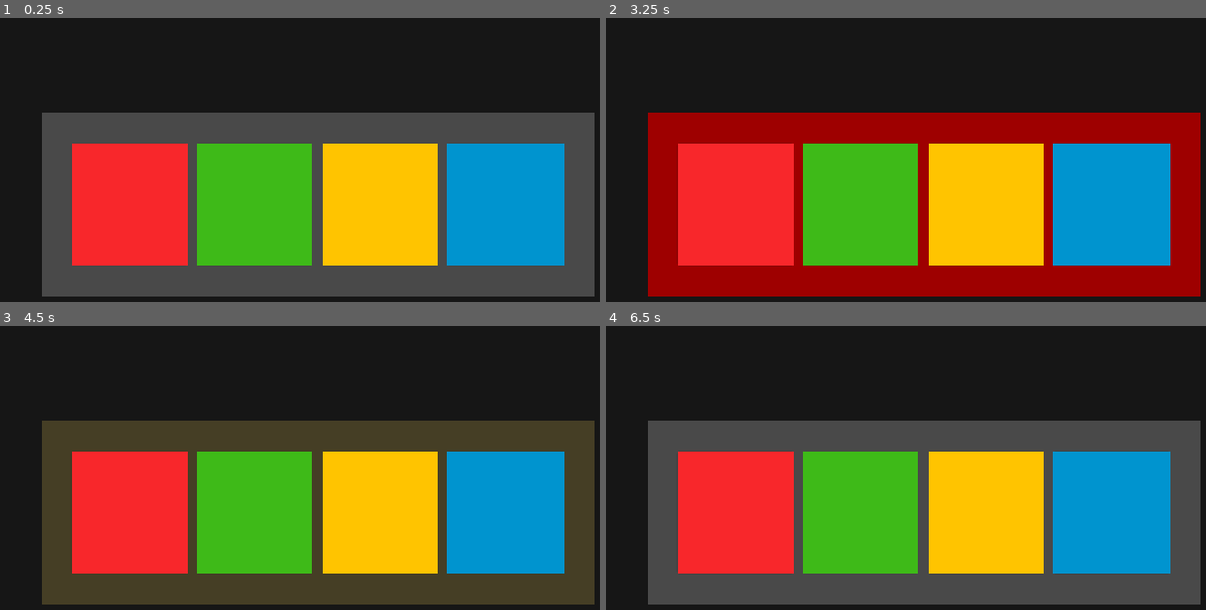
Above: before the commit, frames 1-4 (two rows, left to right).
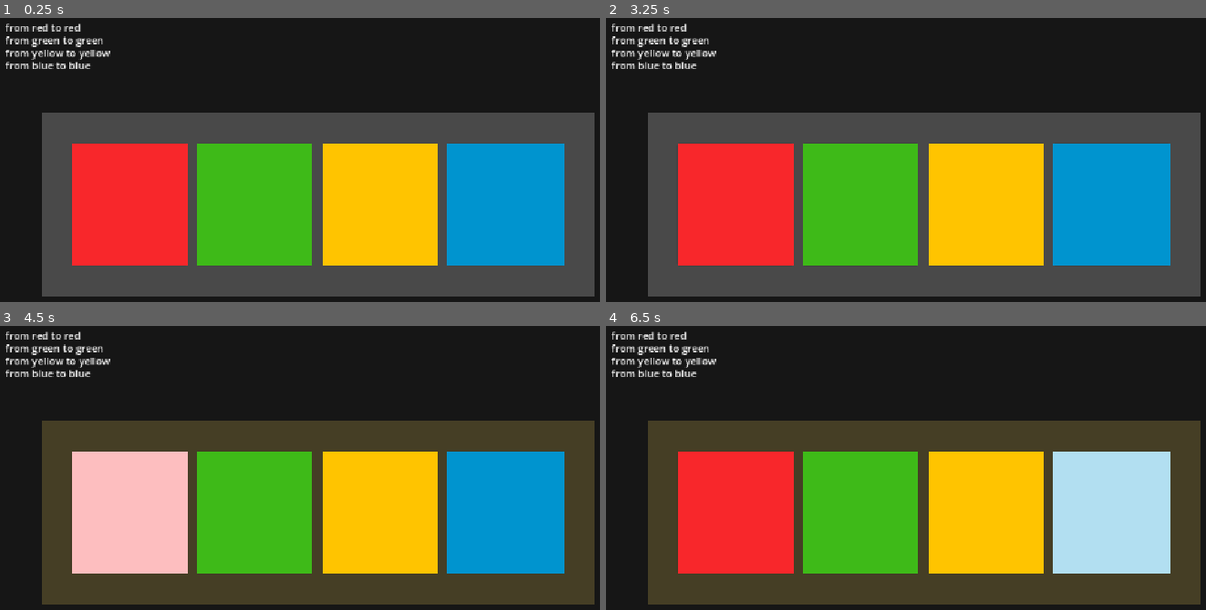
Above: after the commit, the same moments.

Repository: kchy3731/resol
Game: Godot game, scene res://main2.tscn
Two runs of this game, one before a commit and one after it. Both use one fixed random seed, a clock stepped at 60 frames per second and the inputs below.
Inputs (mouse positions are in pixels of both pictures, inside the frame that each line leads up to):
- Up to frame 1 (0.25 s): no input
- Up to frame 2 (3.25 s): tap Enter at 0.5 s; hold F (game_green) 0.53-1.28 s; tap K (blue) at 0.6, 3.05 s; tap F (game_green) at 1.35 s; tap D (game_red) at 1.55 s; hold D (game_red) 2.03-2.78 s; tap J (game_yellow) at 2.3, 2.85 s
- Up to frame 3 (4.5 s): click (126, 513) at 3.5 s; click (252, 513) at 4.27 s
- Up to frame 4 (6.5 s): hold F (game_green) 5.03-5.78 s; tap K (blue) at 5.1 s; tap F (game_green) at 5.85 s; tap D (game_red) at 6.05 s

The runs differ from the first frame. In frame 1, 1.0% of the frame differs, in the area x 0-19%, y 1-18%; in frame 2, 27%; in frame 3, 9.3%; in frame 4, 36%, in the area x 0-100%, y 1-99%.

Commit message:
add main_2d and main_3d scripts

Diff:
--- a/button.gd
+++ b/button.gd
@@ -1,4 +1,4 @@
-extends MeshInstance3D
+class_name SimonButton extends MeshInstance3D
 
 @export var lit_material: StandardMaterial3D
 @export var dim_material: StandardMaterial3D
@@ -8,3 +8,8 @@
 
 func flash_down() -> void:
 	material_override = dim_material
+
+func flash(time: float = 0.5) -> void:
+	flash_up()
+	await get_tree().create_timer(time).timeout
+	flash_down()
--- a/main.tscn
+++ b/main.tscn
@@ -1,6 +1,6 @@
 [gd_scene format=4 uid="uid://bxkksh5w7sdds"]
 
-[ext_resource type="Script" uid="uid://do60mst3fbhbt" path="res://simon.gd" id="1_h2yge"]
+[ext_resource type="Script" uid="uid://dwft7nx33j2dt" path="res://main_3d.gd" id="1_dg77c"]
 [ext_resource type="Material" uid="uid://by7rp188dkh5q" path="res://assets/materials/base.tres" id="2_7mycd"]
 [ext_resource type="Script" uid="uid://cvsgo3hj7kj4a" path="res://simon_motion_fx.gd" id="2_efxa6"]
 [ext_resource type="Script" uid="uid://divkbh3g5io16" path="res://button.gd" id="3_1bvp3"]
@@ -369,13 +369,12 @@
 transform = Transform3D(1, 0, 0, 0, 1, 0, 0, 0, 1, 0, 0, 8.245419)
 fov = 64.2
 
-[node name="Simon" type="Node3D" parent="." unique_id=1576439590 node_paths=PackedStringArray("red_button", "green_button", "yellow_button", "blue_button")]
+[node name="Simon" type="Node3D" parent="." unique_id=1576439590]
 transform = Transform3D(1, 0, 0, 0, 0.35778552, -0.9338038, 0, 0.9338038, 0.35778552, 0, 0, 0)
-script = ExtResource("1_h2yge")
-red_button = NodePath("Export/Base/Red")
-green_button = NodePath("Export/Base/Green")
-yellow_button = NodePath("Export/Base/Yellow")
-blue_button = NodePath("Export/Base/Blue")
+script = ExtResource("1_dg77c")
+disabled_color = Color(0.5993406, 0.49058062, 0.35962126, 1)
+correct_color = Color(0, 1, 0.26666665, 1)
+incorrect_color = Color(0.52, 0, 0, 1)
 
 [node name="MotionFX" type="Node" parent="Simon" unique_id=225199472 node_paths=PackedStringArray("base")]
 script = ExtResource("2_efxa6")
@@ -385,10 +384,12 @@
 [node name="Export" type="Node3D" parent="Simon" unique_id=60390735]
 
 [node name="Base" type="MeshInstance3D" parent="Simon/Export" unique_id=788543007]
+unique_name_in_owner = true
 material_override = ExtResource("2_7mycd")
 mesh = SubResource("ArrayMesh_1ogyu")
 
 [node name="Red" type="MeshInstance3D" parent="Simon/Export/Base" unique_id=53519699]
+unique_name_in_owner = true
 transform = Transform3D(1, 0, 0, 0, 1, 0, 0, 0, 1, -3, 0.166121, 0)
 material_override = ExtResource("3_272bh")
 mesh = SubResource("ArrayMesh_bb0vw")
@@ -397,11 +398,16 @@
 dim_material = ExtResource("3_272bh")
 
 [node name="Red_Ring" type="MeshInstance3D" parent="Simon/Export/Base" unique_id=2091574905]
+unique_name_in_owner = true
 transform = Transform3D(1, 0, 0, 0, 1, 0, 0, 0, 1, -3, 0.037986524, 0)
 material_override = ExtResource("3_272bh")
 mesh = SubResource("ArrayMesh_wr638")
+script = ExtResource("3_1bvp3")
+lit_material = ExtResource("5_efxa6")
+dim_material = ExtResource("3_272bh")
 
 [node name="Green" type="MeshInstance3D" parent="Simon/Export/Base" unique_id=565627898]
+unique_name_in_owner = true
 transform = Transform3D(1, 0, 0, 0, 1, 0, 0, 0, 1, -1, 0.166121, 0)
 material_override = ExtResource("4_5vw27")
 mesh = SubResource("ArrayMesh_si3pr")
@@ -410,11 +416,16 @@
 dim_material = ExtResource("4_5vw27")
 
 [node name="Green_Ring" type="MeshInstance3D" parent="Simon/Export/Base" unique_id=1356530303]
+unique_name_in_owner = true
 transform = Transform3D(1, 0, 0, 0, 1, 0, 0, 0, 1, -1, 0.03798652, 0)
 material_override = ExtResource("4_5vw27")
 mesh = SubResource("ArrayMesh_2tw4a")
+script = ExtResource("3_1bvp3")
+lit_material = ExtResource("7_dg77c")
+dim_material = ExtResource("4_5vw27")
 
 [node name="Yellow" type="MeshInstance3D" parent="Simon/Export/Base" unique_id=353590819]
+unique_name_in_owner = true
 transform = Transform3D(1, 0, 0, 0, 1, 0, 0, 0, 1, 1, 0.166121, 0)
 material_override = ExtResource("5_kek77")
 mesh = SubResource("ArrayMesh_f8nqi")
@@ -423,11 +434,16 @@
 dim_material = ExtResource("5_kek77")
 
 [node name="Yellow_Ring" type="MeshInstance3D" parent="Simon/Export/Base" unique_id=818604905]
+unique_name_in_owner = true
 transform = Transform3D(1, 0, 0, 0, 1, 0, 0, 0, 1, 1.0000005, 0.03798652, 0)
 material_override = ExtResource("5_kek77")
 mesh = SubResource("ArrayMesh_edtfb")
+script = ExtResource("3_1bvp3")
+lit_material = ExtResource("9_ycdy4")
+dim_material = ExtResource("5_kek77")
 
 [node name="Blue" type="MeshInstance3D" parent="Simon/Export/Base" unique_id=347768033]
+unique_name_in_owner = true
 transform = Transform3D(1, 0, 0, 0, 1, 0, 0, 0, 1, 3, 0.166121, -3.7252903e-09)
 material_override = ExtResource("6_4c57u")
 mesh = SubResource("ArrayMesh_yjpxt")
@@ -436,9 +452,13 @@
 dim_material = ExtResource("6_4c57u")
 
 [node name="Blue_Ring" type="MeshInstance3D" parent="Simon/Export/Base" unique_id=455771371]
+unique_name_in_owner = true
 transform = Transform3D(1, 0, 0, 0, 1, 0, 0, 0, 1, 3, 0.03798652, 0)
 material_override = ExtResource("6_4c57u")
 mesh = SubResource("ArrayMesh_clg4m")
+script = ExtResource("3_1bvp3")
+lit_material = ExtResource("11_w48qg")
+dim_material = ExtResource("6_4c57u")
 
 [node name="Control" type="Control" parent="." unique_id=1960306002]
 layout_mode = 3
--- a/main2.tscn
+++ b/main2.tscn
@@ -1,6 +1,6 @@
 [gd_scene format=3 uid="uid://bxkksh5w7sdds"]
 
-[ext_resource type="Script" uid="uid://biysls0bgble8" path="res://main.gd" id="1_dmrlw"]
+[ext_resource type="Script" uid="uid://biysls0bgble8" path="res://main_2d.gd" id="1_dmrlw"]
 [ext_resource type="Script" uid="uid://b0dlf7ebfraos" path="res://color_button.gd" id="2_8ce7h"]
 
 [node name="Main" type="Control" unique_id=1952807283]
@@ -123,3 +123,10 @@
 grow_horizontal = 2
 grow_vertical = 2
 color = Color(0, 0.5805, 0.81, 1)
+
+[node name="RulesControl" type="Control" parent="." unique_id=1912624009]
+anchors_preset = 0
+offset_left = 83.0
+offset_top = 50.0
+offset_right = 424.0
+offset_bottom = 238.0
--- /dev/null
+++ b/main_2d.gd
@@ -0,0 +1,89 @@
+extends Control
+
+@export var disabled_color: Color
+@export var correct_color: Color
+@export var incorrect_color: Color
+
+@onready var rules_control: Control = $RulesControl
+@onready var container_bg: ColorRect = $Container
+@onready var bg_default_color: Color = container_bg.color
+@onready var buttons: Array[ColorButton] = [
+	%Red, %Green, %Yellow, %Blue
+]
+var button_names: Array[String] = [
+	"red", "green", "yellow", "blue"
+]
+#var button_waiting: Button = null
+
+var ruleset := Ruleset.new()
+
+func flash_bg(flash_color: Color, time: float = 0.5) -> void:
+	var old_color := container_bg.color
+	container_bg.color = flash_color
+	await get_tree().create_timer(time).timeout
+	container_bg.color = old_color
+
+func set_disabled(disabled: bool) -> void:
+	container_bg.color = disabled_color if disabled else bg_default_color
+	for button in buttons:
+		button.disabled = disabled
+
+func make_sequence(length: int = 3, num_buttons: int = 4) -> Array[int]:
+	var sequence: Array[int] = []
+	sequence.resize(length)
+
+	for i in range(length):
+		sequence[i] = randi_range(0, num_buttons - 1)
+
+	return sequence
+
+# true if done correctly, false if done incorrectly
+func do_sequence(sequence: Array[int]) -> bool:
+	print(buttons)
+	set_disabled(true)
+
+	for i in range(sequence.size()):
+		var button_idx := sequence[i]
+		await buttons[button_idx].flash()
+		await get_tree().create_timer(0.3).timeout
+
+	set_disabled(false)
+
+	for i in range(sequence.size()):
+		var button_idx := sequence[i]
+		var pressed_button_idx: int = await any_button_pressed
+
+		if not ruleset.check(button_idx, pressed_button_idx):
+			await flash_bg(incorrect_color)
+			return false
+
+	await flash_bg(correct_color)
+	return true
+
+func _ready() -> void:
+	for button in buttons:
+		button.disabled = true
+
+	for i in range(buttons.size()):
+		buttons[i].pressed.connect(func():
+			any_button_pressed.emit(i)
+		)
+
+	rules_control.draw.connect(
+		func(): ruleset.draw(rules_control, button_names, get_theme_default_font())
+	)
+
+	run()
+
+func run() -> void:
+	await get_tree().create_timer(0.5).timeout
+	while true:
+		await do_sequence(make_sequence())
+		await get_tree().create_timer(0.3).timeout
+
+signal any_button_pressed(button_idx: int)
+
+#func _process(_delta: float) -> void:
+	#if button_waiting != null:
+		#print("WAITING FOR ", button_waiting)
+		#button_waiting = null
--- a/main.gd
+++ b/main_3d.gd
@@ -1,31 +1,40 @@
-extends Control
+extends Node
 
 @export var disabled_color: Color
 @export var correct_color: Color
 @export var incorrect_color: Color
 
-@onready var container_bg: ColorRect = $Container
-@onready var bg_default_color: Color = container_bg.color
-@onready var buttons: Array[ColorButton] = [
+# @onready var rules_control: Control = $RulesControl
+@onready var container_bg: StandardMaterial3D = %Base.get_active_material(0)
+@onready var bg_default_color: Color = container_bg.albedo_color
+
+@onready var buttons: Array[SimonButton] = [
 	%Red, %Green, %Yellow, %Blue
 ]
+@onready var rings: Array[SimonButton] = [
+	%Red_Ring, %Green_Ring, %Yellow_Ring, %Blue_Ring
+]
+
 var button_names: Array[String] = [
 	"red", "green", "yellow", "blue"
+]
+var input_action_names: Array[String] = [
+	"game_red", "game_green", "game_yellow", "game_blue"
 ]
 #var button_waiting: Button = null
 
 var ruleset := Ruleset.new()
 
 func flash_bg(flash_color: Color, time: float = 0.5) -> void:
-	var old_color := container_bg.color
-	container_bg.color = flash_color
+	var old_color := container_bg.albedo_color
+	container_bg.albedo_color = flash_color
 	await get_tree().create_timer(time).timeout
-	container_bg.color = old_color
+	container_bg.albedo_color = old_color
 
 func set_disabled(disabled: bool) -> void:
-	container_bg.color = disabled_color if disabled else bg_default_color
-	for button in buttons:
-		button.disabled = disabled
+	container_bg.albedo_color = disabled_color if disabled else bg_default_color
+	#for button in buttons:
+		#button.disabled = disabled
 
 func make_sequence(length: int = 3, num_buttons: int = 4) -> Array[int]:
 	var sequence: Array[int] = []
@@ -42,14 +51,14 @@
 
 	for i in range(sequence.size()):
 		var button_idx := sequence[i]
-		await buttons[button_idx].flash()
+		await rings[button_idx].flash()
 		await get_tree().create_timer(0.3).timeout
 
 	set_disabled(false)
 
 	for i in range(sequence.size()):
 		var button_idx := sequence[i]
-		var pressed_button_idx: int = await any_button_pressed
+		var pressed_button_idx: int = await button_pressed
 
 		if not ruleset.check(button_idx, pressed_button_idx):
 			await flash_bg(incorrect_color)
@@ -58,14 +67,17 @@
 	await flash_bg(correct_color)
 	return true
 
+signal button_pressed(button_idx: int)
+
+func _input(event: InputEvent) -> void:
+	for i in range(input_action_names.size()):
+		if event.is_action_pressed(input_action_names[i]):
+			button_pressed.emit(i)
+
 func _ready() -> void:
-	for button in buttons:
-		button.disabled = true
-
-	for i in range(buttons.size()):
-		buttons[i].pressed.connect(func():
-			any_button_pressed.emit(i)
-		)
+	#rules_control.draw.connect(
+		#func(): ruleset.draw(rules_control, button_names, get_theme_default_font())
+	#)
 
 	run()
 
@@ -75,11 +87,6 @@
 		await do_sequence(make_sequence())
 		await get_tree().create_timer(0.3).timeout
 
-signal any_button_pressed(button_idx: int)
-
-func _draw() -> void:
-	ruleset.draw(self, Vector2(100, 100))
-
 #func _process(_delta: float) -> void:
 	#if button_waiting != null:
 		#print("WAITING FOR ", button_waiting)
--- a/ruleset.gd
+++ b/ruleset.gd
@@ -45,5 +45,9 @@
 func get_broken_rule() -> int:
 	return broken_rule
 
-func draw(node: CanvasItem, pos: Vector2) -> void:
-	node.draw_rect(Rect2(pos, Vector2(100, 00)), Color.WHITE)
+func draw(node: Control, color_names: Array[String], font: Font) -> void:
+	var y := 0.0
+	for i in range(num_rules):
+		var fmtvars = [color_names[from_arr[i]], color_names[to_arr[i]]]
+		node.draw_string(font, Vector2(0, y), "from %s to %s" % fmtvars)
+		y += 20.0
Renamed: main.gd.uid -> main_2d.gd.uid
Not shown, added: main_3d.gd.uid
